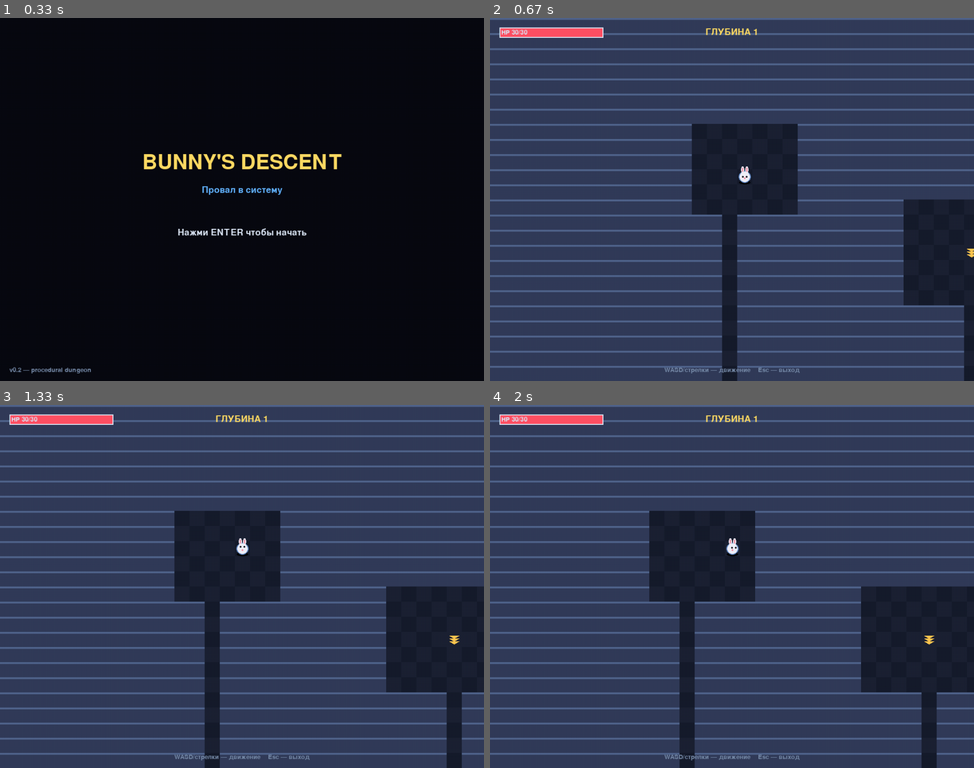
Above: before the commit, frames 1-4 (two rows, left to right).
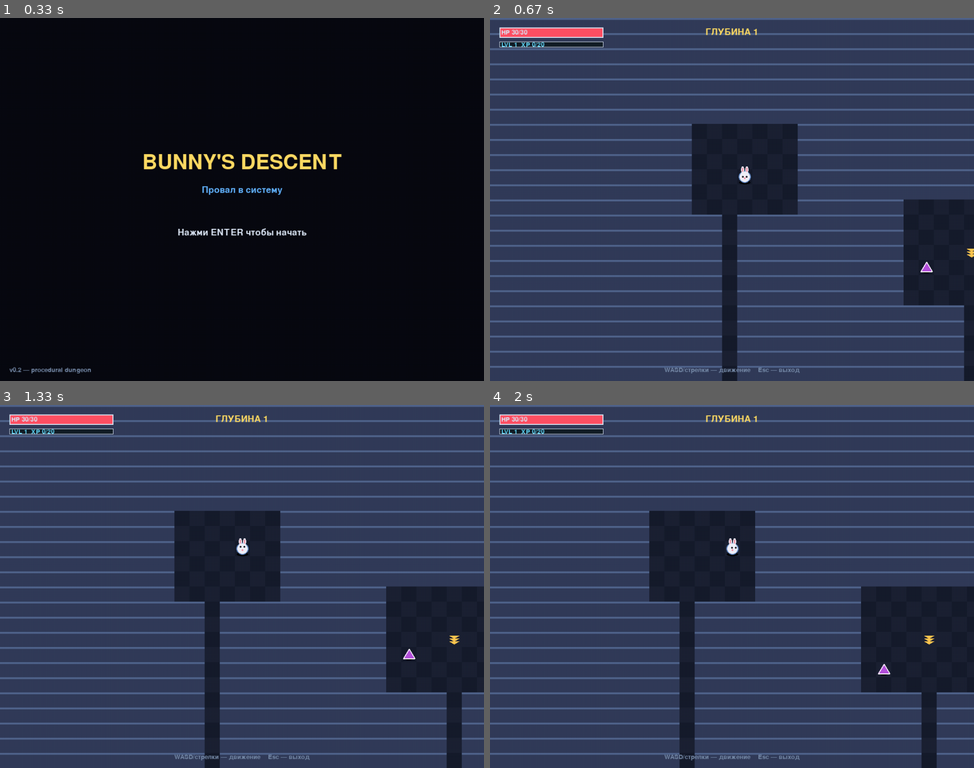
Above: after the commit, the same moments.

Repository: Folombas/PyGame2026
Game: pygame game, started from BunnyDescent/main.py
The game is run twice, just before and just after one commit, with the same random seed, the same clock (stepped at 60 frames per second) and the same inputs.
Inputs:
- Up to frame 1 (0.33 s): no input
- Up to frame 2 (0.67 s): tap Enter at 0.33 s
- Up to frame 3 (1.33 s): hold Right 0.67-1.13 s; hold Up from 1.17 s (still down)
- Up to frame 4 (2 s): release Up at 1.47 s; hold Right 1.5-1.97 s

Frame 1 is identical in both runs. In frame 2, 0.4% of the frame differs, in the area x 1-92%, y 6-71%; in frame 3, 0.4%; in frame 4, 0.4%.

Commit message:
BunnyDescent: enemies with AI, combat, XP, level-up, death screen

Diff:
--- /dev/null
+++ b/BunnyDescent/enemies.py
@@ -0,0 +1,135 @@
+"""Враги — баги, вирусы, firewalls."""
+import pygame
+import random
+import math
+from settings import *
+
+
+class Enemy:
+    def __init__(self, x, y, kind="bug"):
+        self.x, self.y = x, y
+        self.kind = kind
+        self.move_cooldown = 0.0
+        self.hit_flash = 0.0
+
+        # Характеристики по типу
+        if kind == "bug":
+            self.hp = 5
+            self.max_hp = 5
+            self.attack = 2
+            self.color = (200, 60, 80)
+            self.speed = 0.6
+            self.xp_reward = 5
+        elif kind == "virus":
+            self.hp = 8
+            self.max_hp = 8
+            self.attack = 3
+            self.color = (180, 80, 220)
+            self.speed = 0.5
+            self.xp_reward = 10
+        elif kind == "firewall":
+            self.hp = 15
+            self.max_hp = 15
+            self.attack = 5
+            self.color = (220, 140, 60)
+            self.speed = 0.8
+            self.xp_reward = 20
+        elif kind == "boss":
+            self.hp = 40
+            self.max_hp = 40
+            self.attack = 8
+            self.color = (255, 40, 60)
+            self.speed = 0.4
+            self.xp_reward = 100
+
+    def dist(self, other):
+        return math.hypot(self.x - other[0], self.y - other[1])
+
+    def update(self, dt, player, dungeon, other_enemies):
+        if self.move_cooldown > 0:
+            self.move_cooldown -= dt
+            return
+        if self.hit_flash > 0:
+            self.hit_flash -= dt
+
+        # Если игрок рядом — атака
+        dist = self.dist((player.x, player.y))
+        if dist < 1.1:
+            # Атака
+            player.hp -= self.attack
+            self.move_cooldown = 0.9
+            return
+
+        # Преследование если игрок близко (8 клеток)
+        if dist < 8:
+            dx = player.x - self.x
+            dy = player.y - self.y
+            # Простая навигация: сначала по большой оси
+            if abs(dx) > abs(dy):
+                nx, ny = self.x + (1 if dx > 0 else -1), self.y
+            else:
+                nx, ny = self.x, self.y + (1 if dy > 0 else -1)
+            # Проверка коллизий
+            if dungeon.is_walkable(nx, ny) and not any(
+                    e.x == nx and e.y == ny and e is not self for e in other_enemies):
+                self.x, self.y = nx, ny
+            self.move_cooldown = self.speed
+        else:
+            # Случайное блуждание
+            if random.random() < 0.3:
+                dx, dy = random.choice([(0, 1), (0, -1), (1, 0), (-1, 0)])
+                nx, ny = self.x + dx, self.y + dy
+                if dungeon.is_walkable(nx, ny) and not any(
+                        e.x == nx and e.y == ny and e is not self for e in other_enemies):
+                    self.x, self.y = nx, ny
+            self.move_cooldown = 1.2
+
+    def draw(self, scr, cam_x, cam_y):
+        px = self.x * TILE - cam_x + TILE // 2
+        py = self.y * TILE - cam_y + TILE // 2
+
+        # Тень
+        pygame.draw.ellipse(scr, (0, 0, 0, 80),
+                            (px - 10, py + 6, 20, 6))
+
+        color = self.color
+        if self.hit_flash > 0:
+            color = (255, 255, 255)
+
+        # Тело
+        if self.kind == "bug":
+            # Овальный баг
+            pygame.draw.ellipse(scr, color, (px - 12, py - 8, 24, 16))
+            # Глаза
+            pygame.draw.circle(scr, (30, 20, 25), (px - 4, py - 2), 2)
+            pygame.draw.circle(scr, (30, 20, 25), (px + 4, py - 2), 2)
+            # Усики
+            pygame.draw.line(scr, color, (px - 4, py - 8), (px - 8, py - 14), 2)
+            pygame.draw.line(scr, color, (px + 4, py - 8), (px + 8, py - 14), 2)
+        elif self.kind == "virus":
+            # Треугольник
+            pygame.draw.polygon(scr, color, [
+                (px, py - 12), (px - 12, py + 8), (px + 12, py + 8)])
+            pygame.draw.polygon(scr, (255, 255, 255, 200), [
+                (px, py - 12), (px - 12, py + 8), (px + 12, py + 8)], 2)
+        elif self.kind == "firewall":
+            # Квадрат с огнём
+            pygame.draw.rect(scr, color, (px - 11, py - 11, 22, 22))
+            pygame.draw.rect(scr, (255, 255, 255, 180),
+                             (px - 11, py - 11, 22, 22), 2)
+            # Пламя
+            pygame.draw.polygon(scr, (255, 200, 80), [
+                (px - 4, py - 6), (px, py - 14), (px + 4, py - 6)])
+        else:  # boss
+            pygame.draw.circle(scr, color, (px, py), 16)
+            pygame.draw.circle(scr, (255, 255, 255, 200), (px, py), 16, 2)
+            pygame.draw.circle(scr, (60, 20, 30), (px - 5, py - 3), 3)
+            pygame.draw.circle(scr, (60, 20, 30), (px + 5, py - 3), 3)
+            # HP бар над боссом
+            bar_w = 30
+            hp_pct = self.hp / self.max_hp
+            pygame.draw.rect(scr, (40, 20, 20), (px - bar_w//2, py - 26, bar_w, 4))
+            pygame.draw.rect(scr, (255, 60, 80), (px - bar_w//2, py - 26, int(bar_w * hp_pct), 4))
+
+    def alive(self):
+        return self.hp > 0
--- a/BunnyDescent/main.py
+++ b/BunnyDescent/main.py
@@ -1,9 +1,12 @@
 """Bunny's Descent — roguelike в вселенной BunnyOS."""
 import sys
+import math
 import pygame
 from settings import *
 from dungeon import Dungeon
 from player import Player
+from enemies import Enemy
+import random
 
 
 class Game:
@@ -31,6 +34,28 @@
         self.player = Player(sx, sy)
         self.cam_x = self.cam_y = 0
         self.state = "game"
+        self._spawn_enemies()
+        self.particles = []
+
+    def _spawn_enemies(self):
+        self.enemies = []
+        free = self.dungeon.free_cells(exclude={(self.player.x, self.player.y)})
+        # Разное количество в зависимости от уровня
+        n = 6 + self.dungeon.level * 2
+        for _ in range(min(n, len(free))):
+            cell = random.choice(free)
+            free.remove(cell)
+            # Тип врага по глубине
+            r = random.random()
+            if self.dungeon.level >= 7 and r < 0.1:
+                kind = "boss"
+            elif self.dungeon.level >= 4 and r < 0.3:
+                kind = "firewall"
+            elif r < 0.5:
+                kind = "virus"
+            else:
+                kind = "bug"
+            self.enemies.append(Enemy(cell[0], cell[1], kind))
 
     def handle_events(self):
         for e in pygame.event.get():
@@ -39,22 +64,83 @@
             if e.type == pygame.KEYDOWN:
                 if e.key == pygame.K_ESCAPE:
                     self.running = False
-                if self.state == "title" and e.key in (pygame.K_RETURN, pygame.K_SPACE):
-                    self.start_game()
+                if self.state in ("title", "dead") and e.key in (pygame.K_RETURN, pygame.K_SPACE):
+                    if self.state == "dead":
+                        self.state = "title"
+                        self.timer = 0.0
+                    else:
+                        self.start_game()
                 elif self.state == "game":
-                    if e.key in (pygame.K_UP, pygame.K_w):
-                        self.player.try_move(0, -1, self.dungeon)
-                    elif e.key in (pygame.K_DOWN, pygame.K_s):
-                        self.player.try_move(0, 1, self.dungeon)
-                    elif e.key in (pygame.K_LEFT, pygame.K_a):
-                        self.player.try_move(-1, 0, self.dungeon)
-                    elif e.key in (pygame.K_RIGHT, pygame.K_d):
-                        self.player.try_move(1, 0, self.dungeon)
+                    dx = dy = 0
+                    if e.key in (pygame.K_UP, pygame.K_w): dy = -1
+                    elif e.key in (pygame.K_DOWN, pygame.K_s): dy = 1
+                    elif e.key in (pygame.K_LEFT, pygame.K_a): dx = -1
+                    elif e.key in (pygame.K_RIGHT, pygame.K_d): dx = 1
+                    if dx or dy:
+                        self._try_player_action(dx, dy)
+
+    def _try_player_action(self, dx, dy):
+        """Атака или движение."""
+        tx, ty = self.player.x + dx, self.player.y + dy
+        # Есть ли враг на клетке?
+        target = None
+        for en in self.enemies:
+            if en.x == tx and en.y == ty:
+                target = en
+                break
+        if target:
+            # Атака
+            import random
+            dmg = random.randint(self.player.attack - 1, self.player.attack + 1)
+            target.hp -= dmg
+            target.hit_flash = 0.15
+            self._spawn_hit_particles(target.x, target.y, (255, 255, 200))
+            if target.hp <= 0:
+                # XP за убийство
+                self.player.xp += target.xp_reward
+                self.enemies.remove(target)
+                # Левел-ап
+                if self.player.xp >= self.player.level * 20:
+                    self.player.xp -= self.player.level * 20
+                    self.player.level += 1
+                    self.player.max_hp += 5
+                    self.player.hp = self.player.max_hp
+                    self.player.attack += 1
+                    self.player.defense += 0.5
+        else:
+            # Движение
+            self.player.try_move(dx, dy, self.dungeon)
+
+    def _spawn_hit_particles(self, tx, ty, color):
+        import random
+        for _ in range(8):
+            a = random.uniform(0, 6.28)
+            sp = random.uniform(80, 200)
+            self.particles.append({
+                "x": tx * TILE + TILE // 2, "y": ty * TILE + TILE // 2,
+                "vx": math.cos(a) * sp, "vy": math.sin(a) * sp,
+                "life": 0.4, "max_life": 0.4,
+                "color": color, "size": random.randint(2, 4),
+            })
 
     def update(self, dt):
         self.timer += dt
         if self.state == "game":
             self.player.update(dt)
+            # Враги
+            for en in self.enemies[:]:
+                en.update(dt, self.player, self.dungeon, self.enemies)
+            # Смерть игрока
+            if self.player.hp <= 0:
+                self.state = "dead"
+                self.death_timer = 0
+            # Частицы
+            for p in self.particles:
+                p["x"] += p["vx"] * dt
+                p["y"] += p["vy"] * dt
+                p["vy"] += 400 * dt
+                p["life"] -= dt
+            self.particles = [p for p in self.particles if p["life"] > 0]
             # Камера — центрируется на игроке
             target_x = self.player.x * TILE - WIDTH // 2 + TILE // 2
             target_y = self.player.y * TILE - HEIGHT // 2 + TILE // 2
@@ -133,6 +219,14 @@
             f"HP {self.player.hp}/{self.player.max_hp}", True, C_TEXT)
         self.screen.blit(hp_txt, (24, 24))
 
+        # XP
+        xp_pct = self.player.xp / (self.player.level * 20) if self.player.level > 0 else 0
+        pygame.draw.rect(self.screen, (20, 30, 40), (20, 50, 220, 12))
+        pygame.draw.rect(self.screen, C_XP, (20, 50, int(220 * xp_pct), 12))
+        pygame.draw.rect(self.screen, C_TEXT, (20, 50, 220, 12), 1)
+        xp_txt = self.font_small.render(f"LVL {self.player.level}  XP {self.player.xp}/{self.player.level*20}", True, C_XP)
+        self.screen.blit(xp_txt, (24, 50))
+
         # Глубина
         depth = self.font.render(f"ГЛУБИНА {self.dungeon.level}", True, C_GOLD)
         self.screen.blit(depth, (WIDTH // 2 - depth.get_width() // 2, 20))
@@ -148,9 +242,30 @@
         elif self.state == "game":
             self.screen.fill(C_BG)
             self.draw_map()
+            # Враги
+            for en in self.enemies:
+                en.draw(self.screen, int(self.cam_x), int(self.cam_y))
+            # Игрок
             self.player.draw(self.screen, int(self.cam_x), int(self.cam_y))
+            # Частицы
+            for p in self.particles:
+                a = int(255 * (p["life"] / p["max_life"]))
+                s = pygame.Surface((p["size"], p["size"]), pygame.SRCALPHA)
+                s.fill((*p["color"], a))
+                self.screen.blit(s, (int(p["x"] - self.cam_x), int(p["y"] - self.cam_y)))
             self.draw_hud()
+        elif self.state == "dead":
+            self.draw_dead()
         pygame.display.flip()
+
+    def draw_dead(self):
+        self.screen.fill((30, 10, 15))
+        t = self.font_big.render("ВЗЛОМ ПРОВАЛЕН", True, C_DANGER)
+        self.screen.blit(t, (WIDTH // 2 - t.get_width() // 2, HEIGHT // 2 - 80))
+        s = self.font.render(f"Глубина: {self.dungeon.level}", True, C_TEXT)
+        self.screen.blit(s, (WIDTH // 2 - s.get_width() // 2, HEIGHT // 2))
+        h = self.font.render("Enter — попробовать снова", True, C_ACCENT)
+        self.screen.blit(h, (WIDTH // 2 - h.get_width() // 2, HEIGHT // 2 + 60))
 
     def run(self):
         while self.running:
